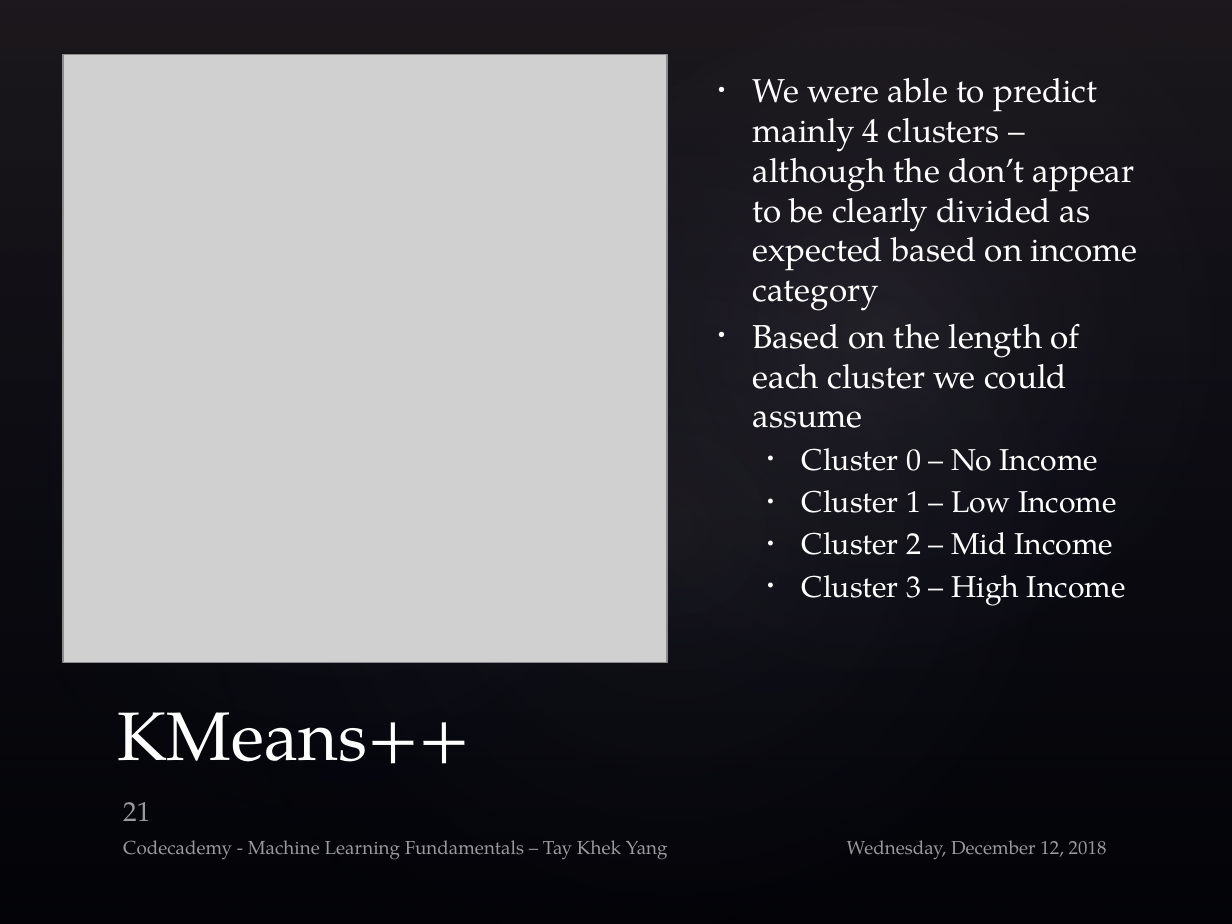
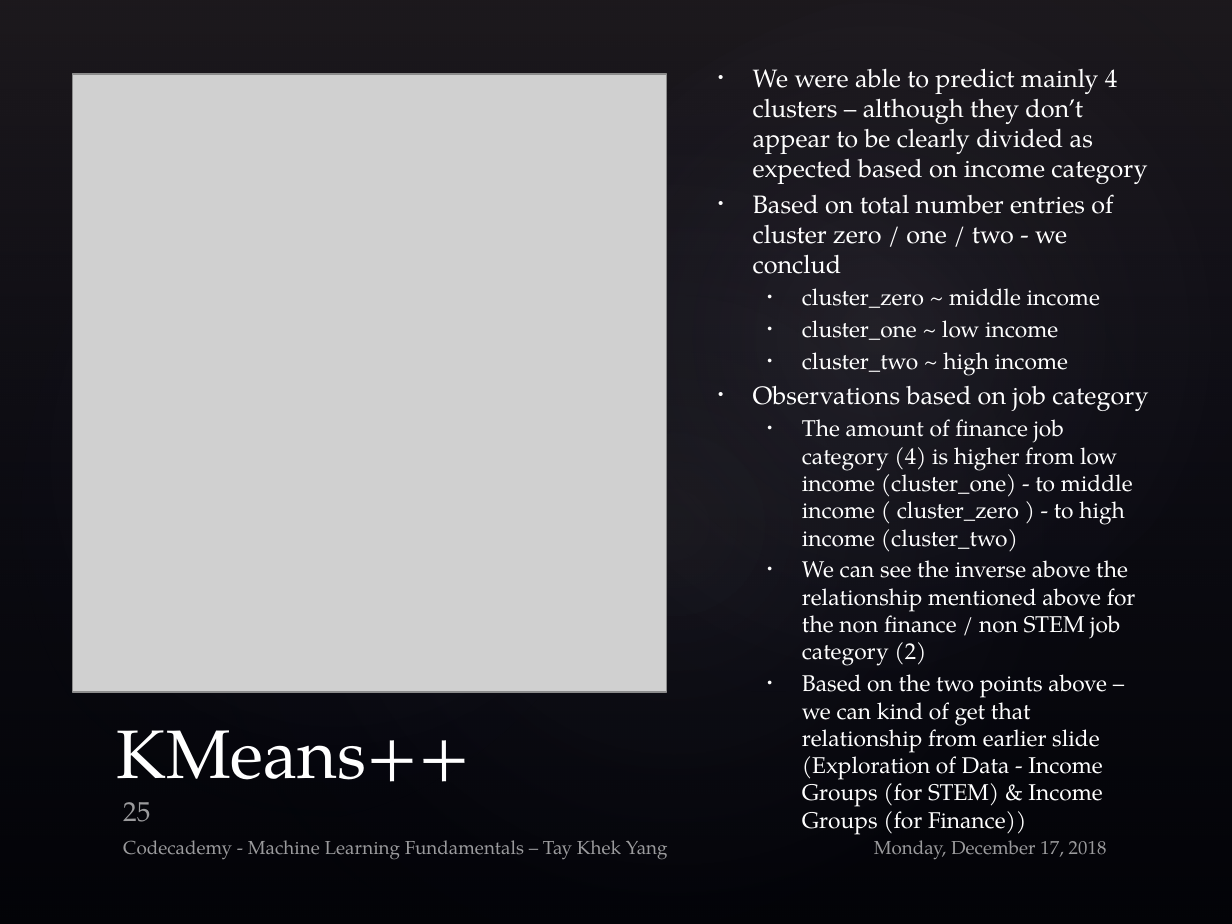
Before and after one commit to rivacordex/date-a-scientist, a slide deck: slide 25 of MachineLearning_Submit/ML_Khek_V1.pptx (slide 21 before the commit). Drawn at 1232x924 pixels with LibreOffice and Linux fonts; fonts in the diff are those of the drawing; grey boxes stand for pictures; background and template pictures are left out. Boxes give left, top, right and bottom in pixels: in the first picture for what was removed or moved away, otherwise in the second. Text is boxed around its words. In the diff, an @@ line names an element or a change of style, - is before the commit and + after.

```diff
--- a/MachineLearning_Submit/ML_Khek_V1.pptx
+++ b/MachineLearning_Submit/ML_Khek_V1.pptx
@@ picture: place and size @@
-picture at box(63, 54, 667, 663)
+picture at box(73, 74, 667, 692)
@@ text at box(753, 68, 1147, 835): text changed; size 19.4 to 13.3 pt @@
-• We were able to predict mainly 4 clusters – although the don’t appear to be clearly divided as expected based on income category
-• Based on the length of each cluster we could assume
-  • Cluster 0 – No Income
-  • Cluster 1 – Low Income
-  • Cluster 2 – Mid Income
-  • Cluster 3 – High Income
+• We were able to predict mainly 4 clusters – although they don’t appear to be clearly divided as expected based on income category
+• Based on total number entries of cluster zero / one / two - we conclud
+  • cluster_zero ~ middle income
+  • cluster_one ~ low income
+  • cluster_two ~ high income
+• Observations based on job category
+  • The amount of finance job category (4) is higher from low income (cluster_one) - to middle income ( cluster_zero ) - to high income (cluster_two)
+  • We can see the inverse above the relationship mentioned above for the non finance / non STEM job category (2)
+  • Based on the two points above – we can kind of get that relationship from earlier slide (Exploration of Data - Income Groups (for STEM) & Income Groups (for Finance))
@@ title "KMeans++" rewrapped from box(117, 712, 471, 764) to box(117, 730, 471, 805) @@
@@ page number at box(123, 802, 150, 822): text changed @@
-21
+25
@@ text at box(874, 840, 1107, 859): text changed @@
-Wednesday, December 12, 2018
+Monday, December 17, 2018
```
Also in this commit, not shown: 24 other slides changed, 7 slides added, 1 other file.
